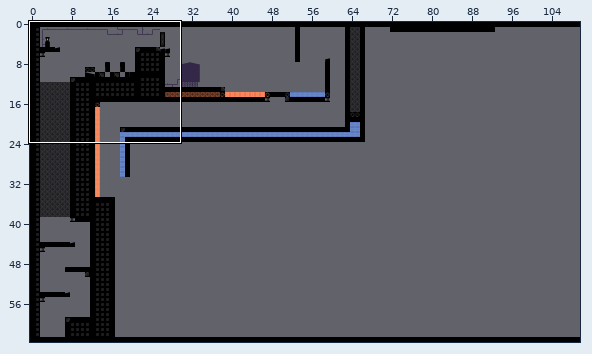
Tiled map (JSON): IndieSpeedRun/IndieSpeedRun/IndieSpeedRunContent/maps/testmap3.json. The picture above shows the old version from afar; the outline marks the close-up.
Close-up. Old version:
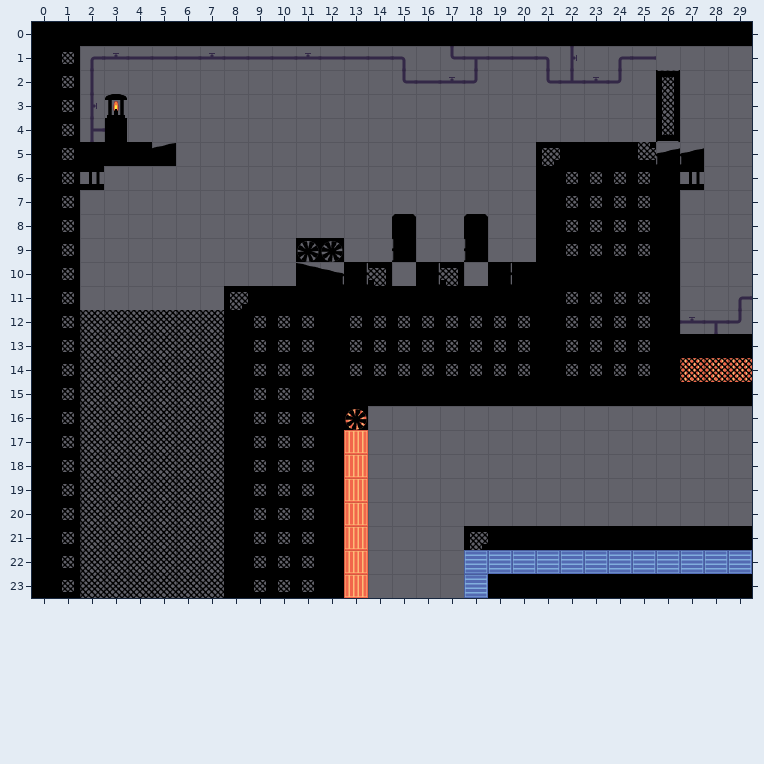
Cells are 32x32 px. Shown: x 0..29, y 0..23. The commit also changed other parts of the map, which this record leaves out.
The result:
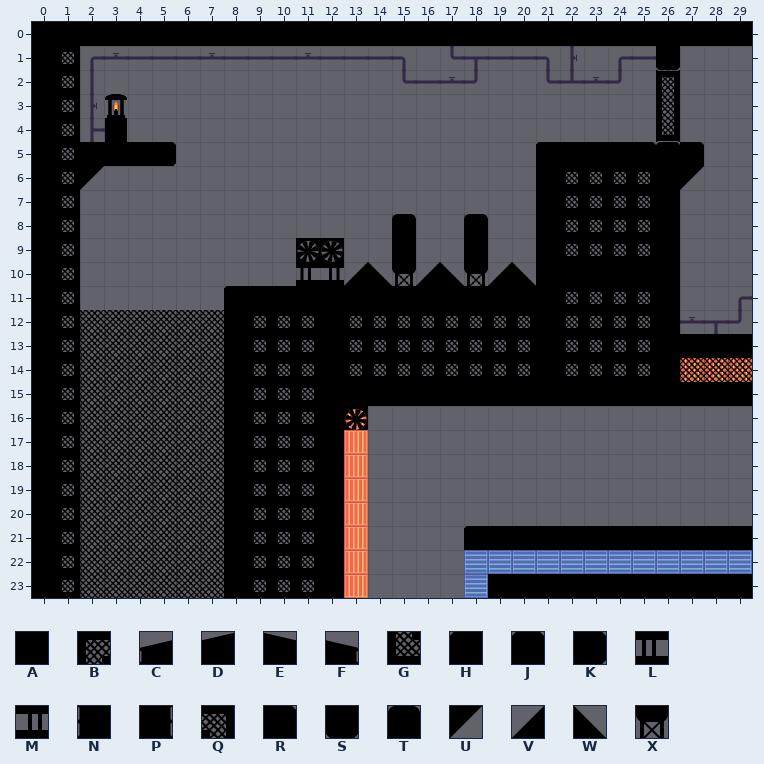
Key: from "tiles2-01": A 0, B 5, C 6, D 7, E 8, F 9, G 10, H 12, J 13, K 14, L 15, M 16, N 18, P 21, Q 22, R 24, S 25, T 27, U 37, V 49, W 50, X 51.
_ is an empty cell.
Change:
Layer "Gameplay":
Tile A replaces tile N in row 9 at x 15 and 18.
Tile H replaces tile B in row 5 at x 21; in row 11 at x 8; in row 21 at x 18.
Tile J replaces tile C in row 5 at x 26.
Tile K replaces tile D in row 5 at x 5.
Tile L replaces tile E in row 10 at x 11.
Tile M replaces tile F in row 10 at x 12.
Tile R replaces tile C in row 5 at x 27.
Tile R replaces tile G in row 5 at x 25.
Tile S is added in row 1 at x 26.
Tile T replaces tile J in row 8 at x 15 and 18.
Tile U replaces tile M in row 6 at x 2 and 27.
Tile V replaces tile P in row 10 at x 13, 16 and 19.
Tile W replaces tile A in row 10 at x 20.
Tile W replaces tile Q in row 10 at x 14 and 17.
Tile X is added in row 10 at x 15 and 18.
Boxes around the changes in both close-ups, in picture pixels (x1, y1, x2, y2):
added: (656, 46, 680, 70)
changed: (152, 142, 176, 166)
changed: (536, 142, 560, 166)
changed: (638, 142, 704, 190)
changed: (80, 166, 104, 190)
changed: (296, 214, 536, 286)
changed: (224, 286, 248, 310)
changed: (464, 526, 488, 550)
